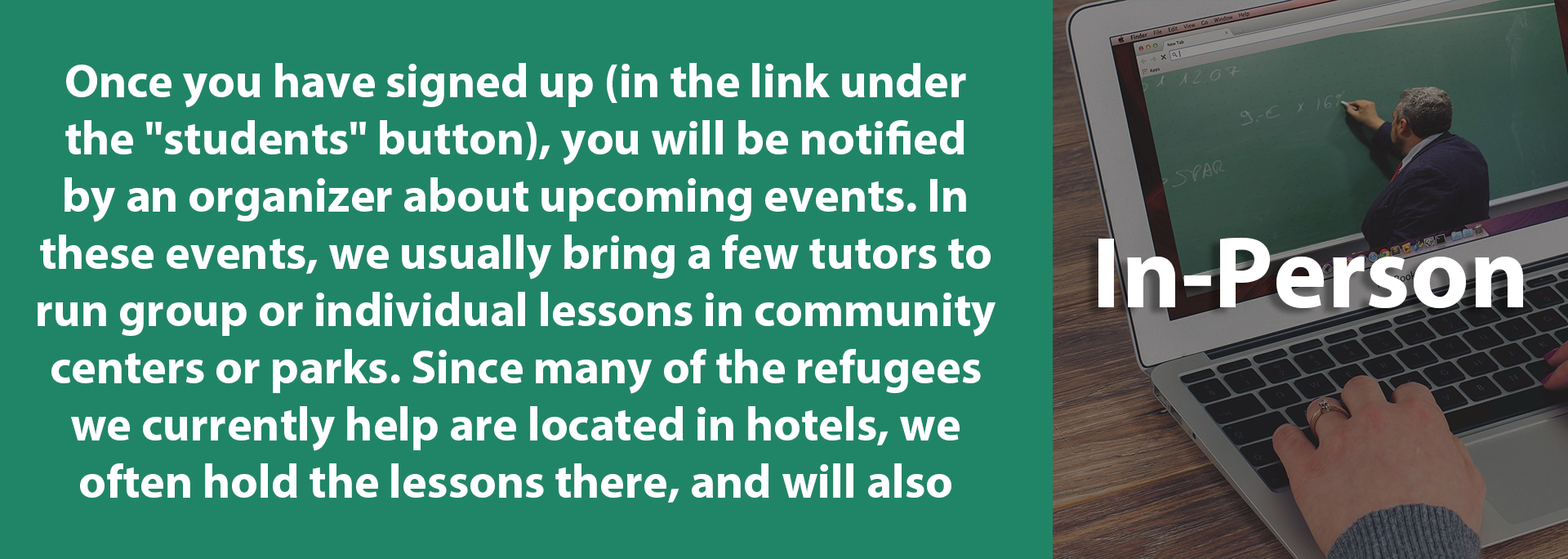
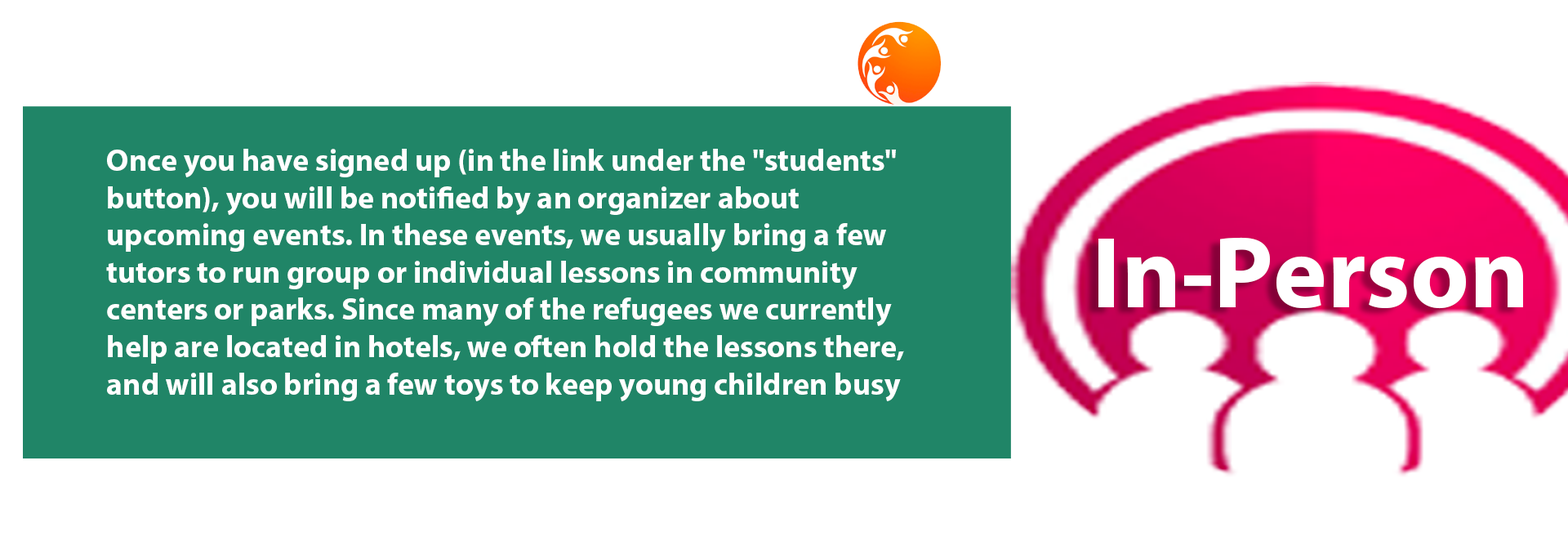
Layers edited between the first and the second (1568, 559) image:
painted on "Once you have signed up (in the link under the 'students' butto" over [37, 62, 996, 503]
removed layer "onlineClass" over [1052, 0, 1568, 559]
added layer "Layer 5" above "Layer 4" over [1011, 81, 1568, 484]
added layer "Layer 4" above "Layer 0" over [857, 21, 943, 107]
painted on "Layer 0" over [0, 0, 1568, 559]
